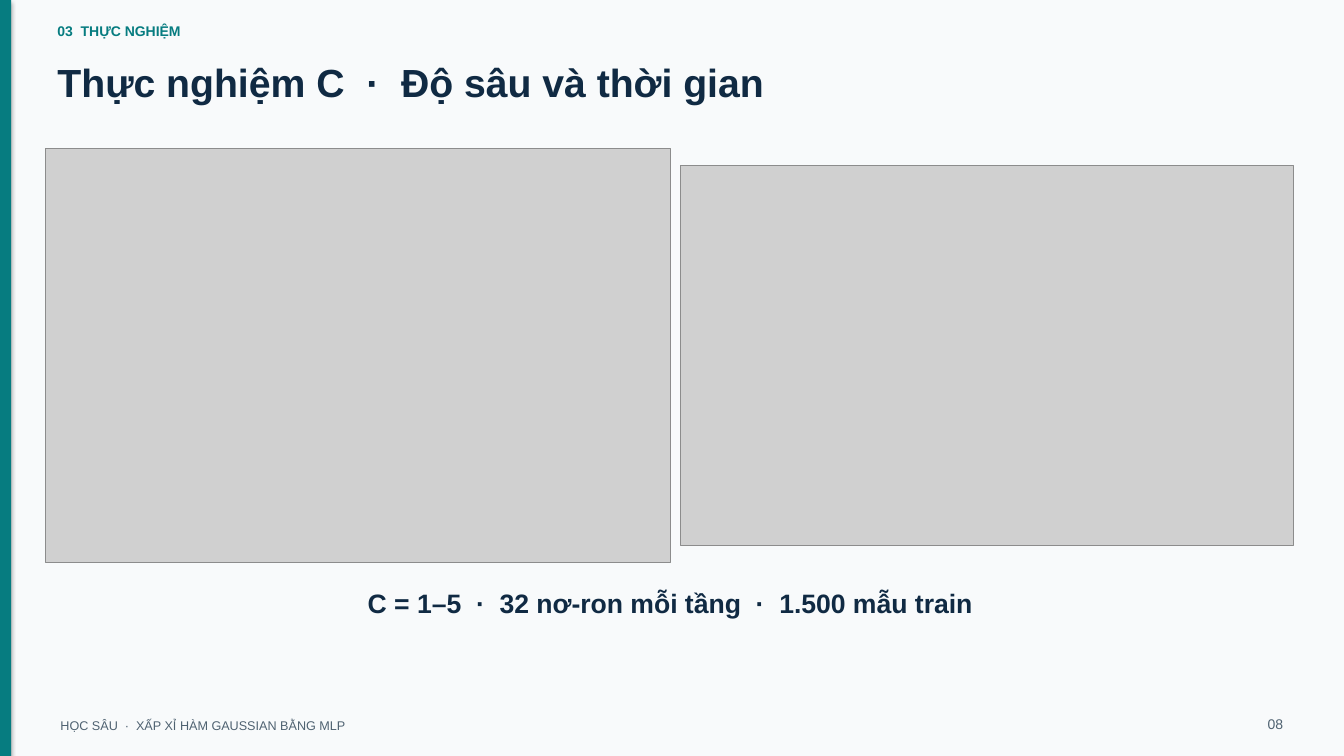
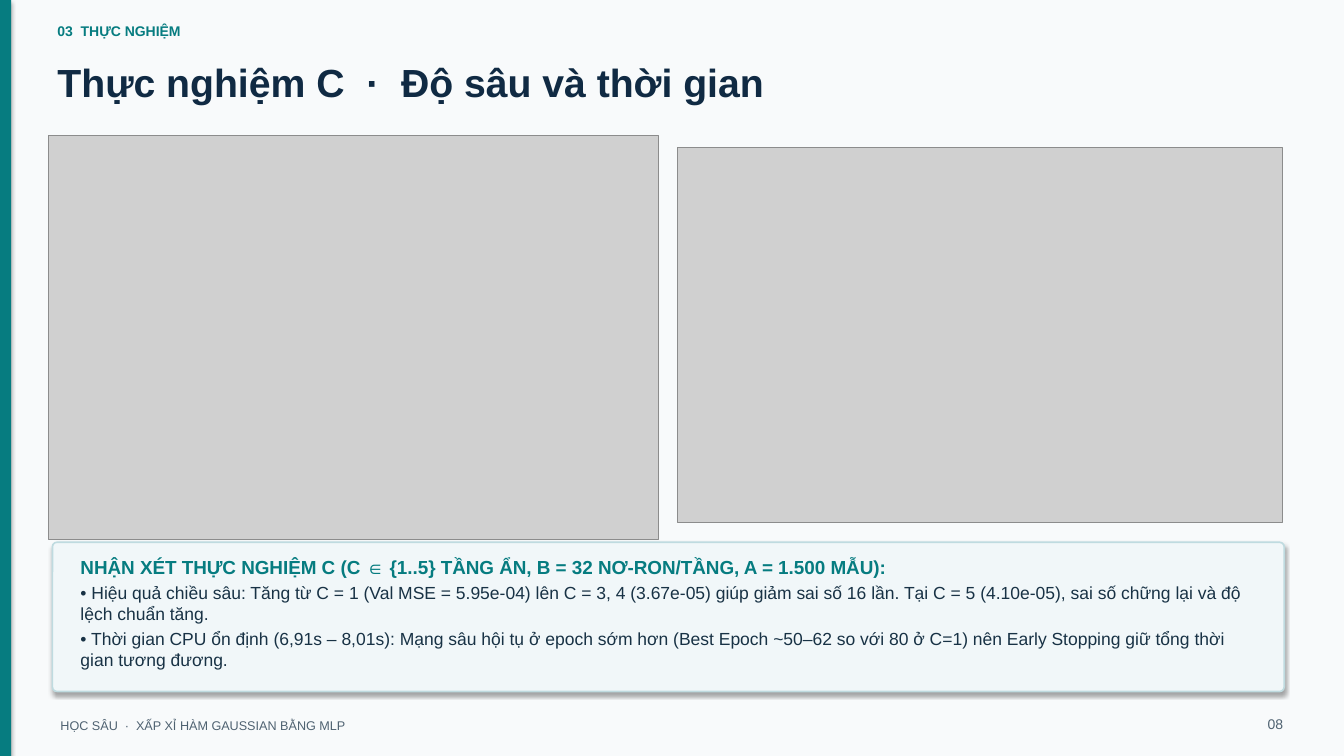
Before and after one commit to bryan-nguyen2005/GROUP_DEEEP_LEARNING_HK1_2026, a slide deck: slide 8 of Function Approximation/slides/BTL01_ThuyetTrinh_MLP.pptx. Drawn at 1344x756 pixels with LibreOffice and Linux fonts; fonts in the diff are those of the drawing; grey boxes stand for pictures. Boxes give left, top, right and bottom in pixels: in the first picture for what was removed or moved away, otherwise in the second. Text is boxed around its words. In the diff, an @@ line names an element or a change of style, - is before the commit and + after.

```diff
--- a/Function Approximation/slides/BTL01_ThuyetTrinh_MLP.pptx
+++ b/Function Approximation/slides/BTL01_ThuyetTrinh_MLP.pptx
@@ picture: place and size @@
-picture at [45,148,670,563]
+picture at [48,135,658,539]
@@ picture: place and size @@
-picture at [681,165,1294,545]
+picture at [678,147,1282,522]
@@ rounded rectangle added at [52,542,1285,692], fill #F1F7F9, outline #BFDBE0 1.2 pt @@
@@ text added at [80,559,1240,670], 12.5 pt, text #183245 @@
+NHẬN XÉT THỰC NGHIỆM C (C ∈ {1..5} TẦNG ẨN, B = 32 NƠ-RON/TẦNG, A = 1.500 MẪU):
+• Hiệu quả chiều sâu: Tăng từ C = 1 (Val MSE = 5.95e-04) lên C = 3, 4 (3.67e-05) giúp giảm sai số 16 lần. Tại C = 5 (4.10e-05), sai số chững lại và độ lệch chuẩn tăng.
+• Thời gian CPU ổn định (6,91s – 8,01s): Mạng sâu hội tụ ở epoch sớm hơn (Best Epoch ~50–62 so với 80 ở C=1) nên Early Stopping giữ tổng thời gian tương đương.
@@ text removed at [368,592,973,618] @@
-C = 1–5 · 32 nơ-ron mỗi tầng · 1.500 mẫu train
```
Also in this commit, not shown: 6 other slides changed, 4 slides added, 3 slides removed, 4 other files.
